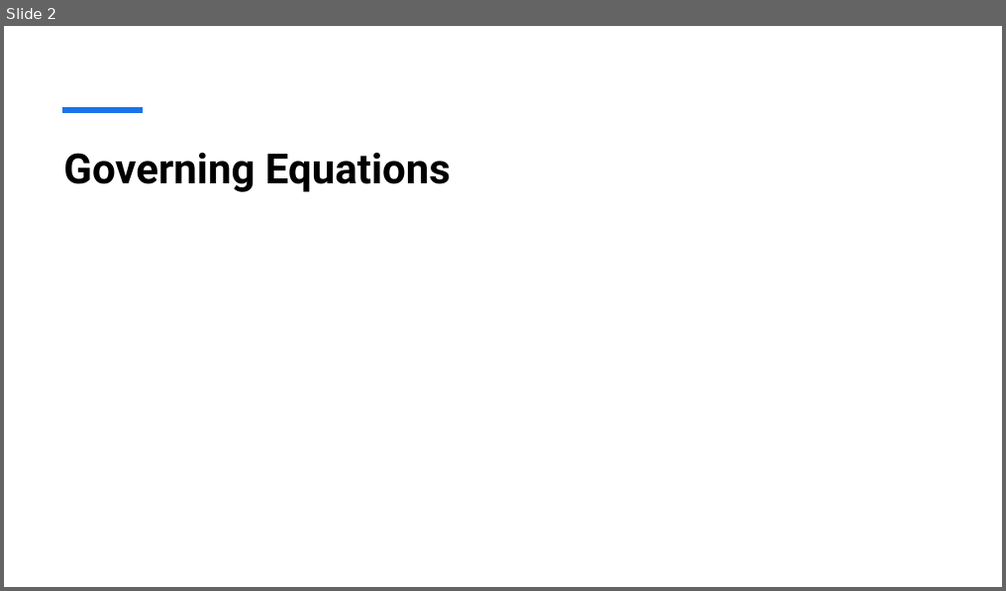
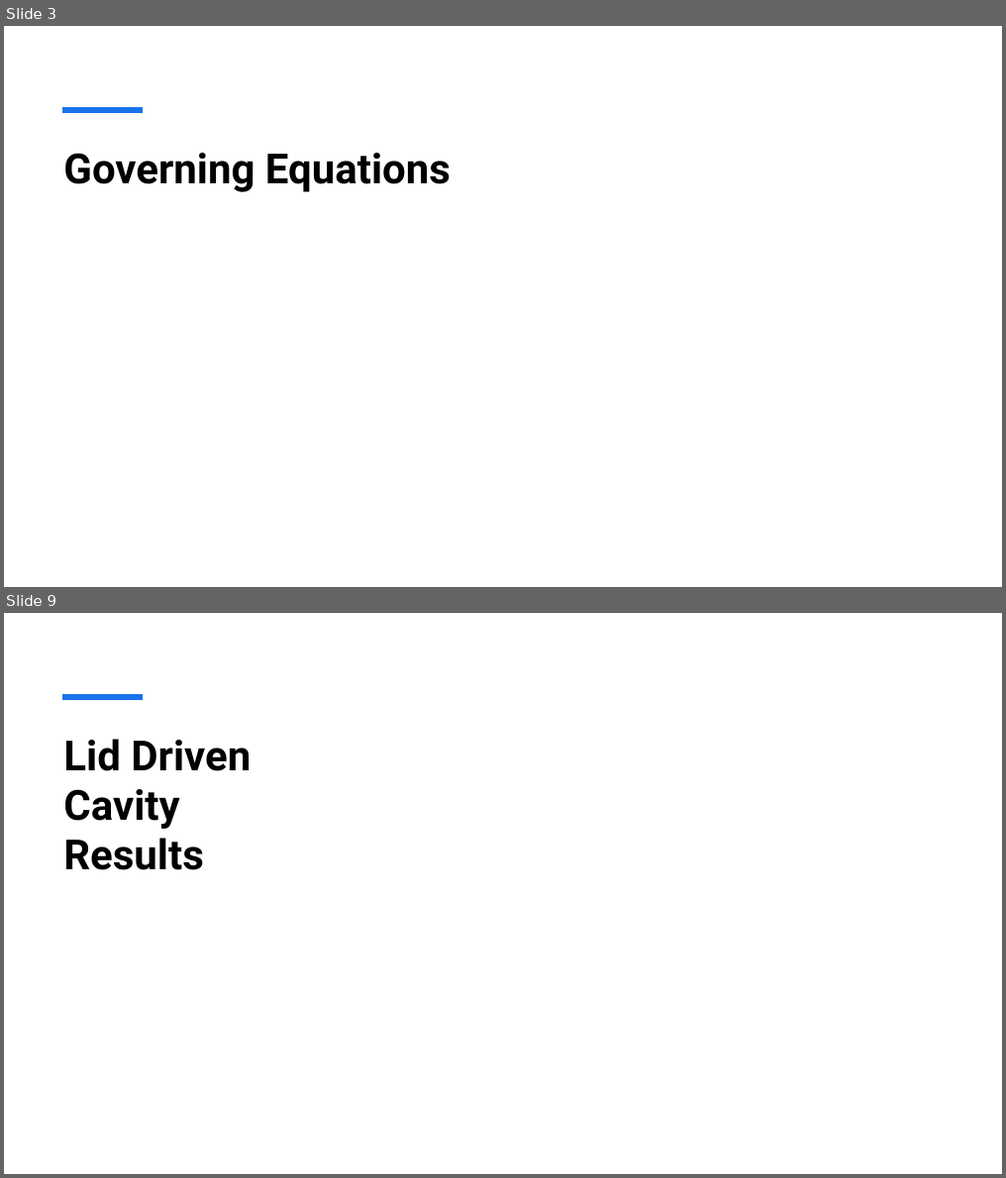
Before and after one commit to henrikhaug1/MEK4470, a slide deck: Presentation1.pptx. Shown one above the other, each under a label of ours: slide 2 before the commit, slides 3 and 9 after it; the slides between them are not shown. The pictures are 1006x591 and 1006x1178 pixels, drawn with LibreOffice and Linux fonts; fonts in the diff are those of the drawing; grey boxes stand for pictures. Boxes give left, top, right and bottom in pixels: in the first picture for what was removed or moved away, otherwise in the second. Text is boxed around its words. In the diff, an @@ line names an element or a change of style, - is before the commit and + after.

```diff
--- a/Presentation1.pptx
+++ b/Presentation1.pptx
@@ slide 9 added at box(4, 613, 1002, 1174), background #FFFFFF; not listed: 1 template element that a slide beside it also shows @@
@@ title added at box(63, 739, 251, 870), 40 pt, text #000000, bold @@
+Lid Driven Cavity Results
@@ what was slide 2 is now slide 3 @@
```
Also in this commit, not shown: 7 slides changed, 6 other slides added, 5 slides removed, 18 other files.
